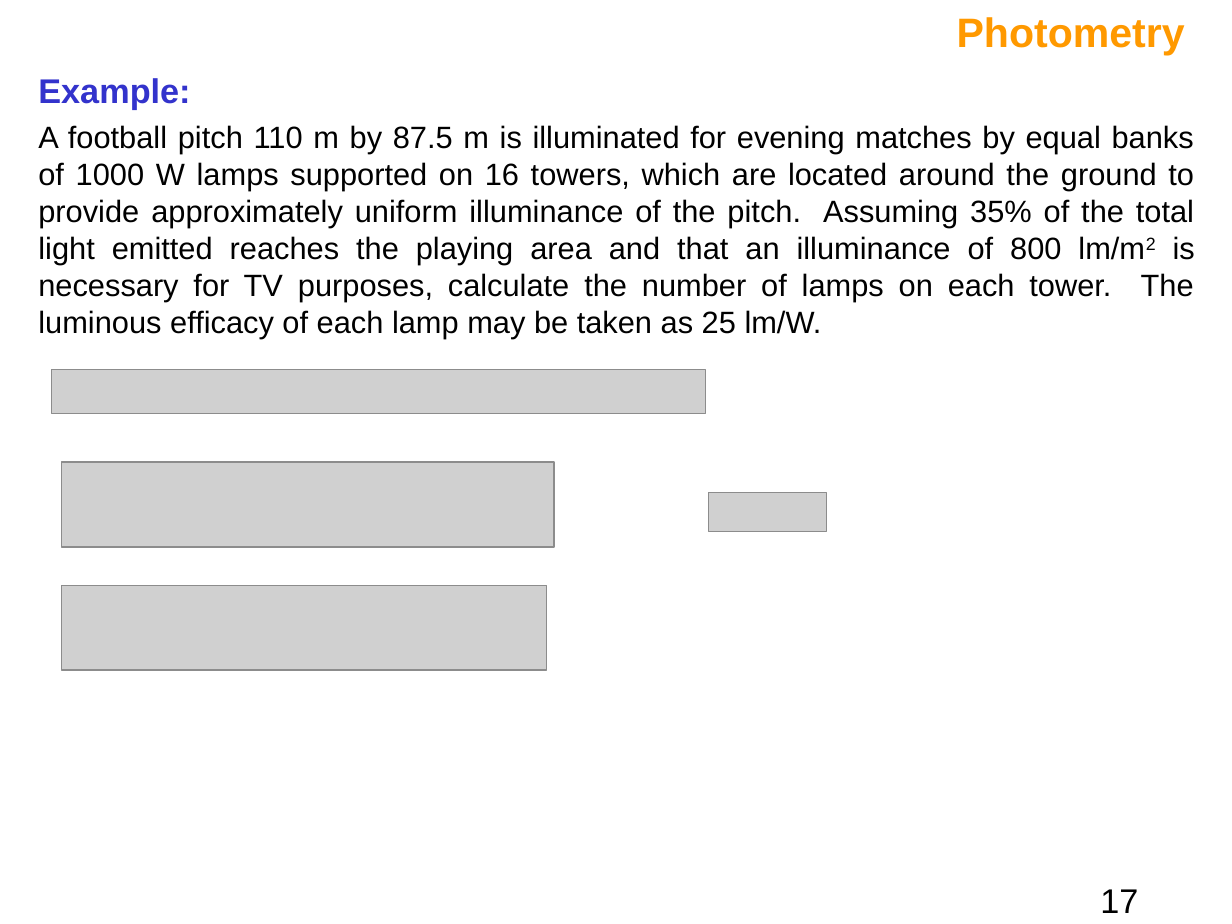
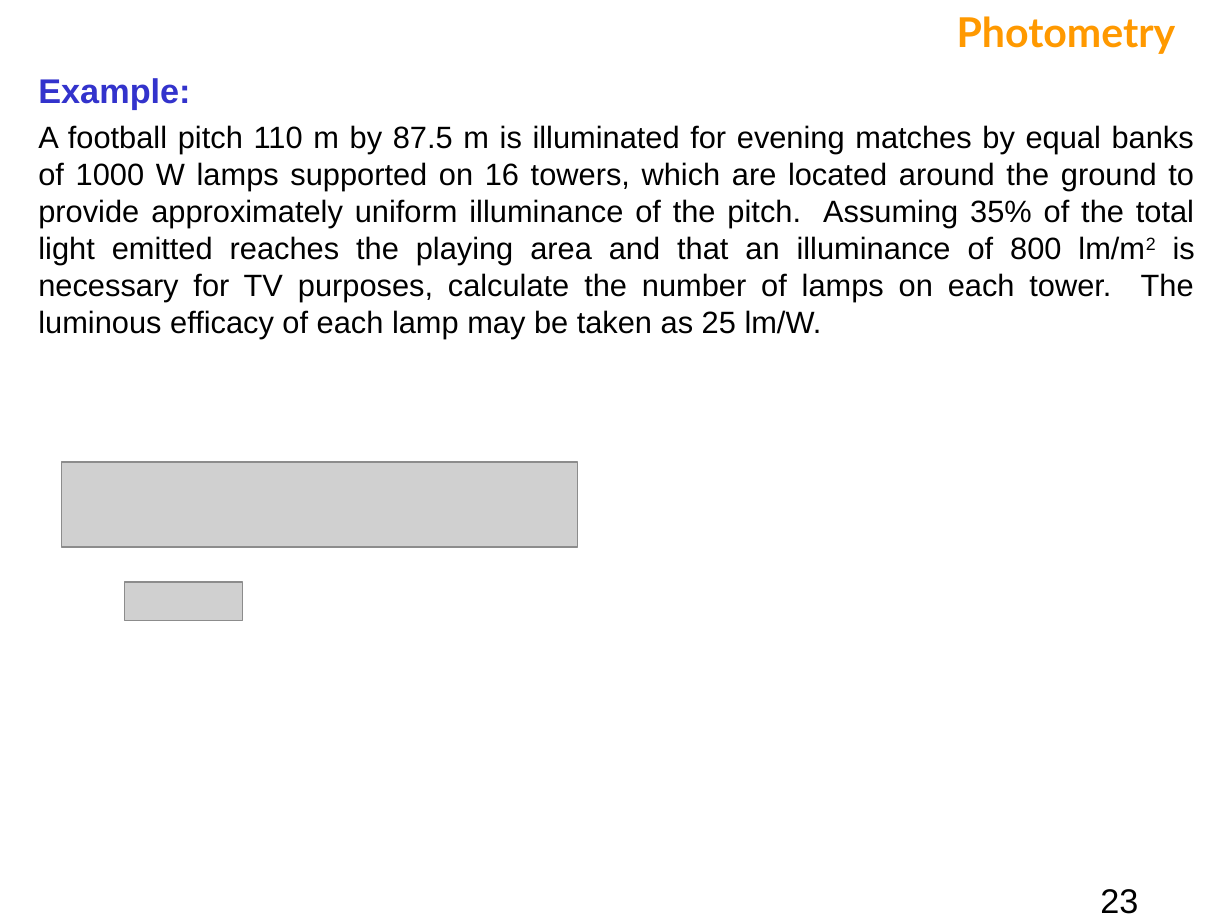
Before and after one commit to bagustris/TeknikOptik, a slide deck: slide 23 of slide/Fotometri.ppt (slide 17 before the commit). Drawn at 1232x924 pixels with LibreOffice and Linux fonts; fonts in the diff are those of the drawing; grey boxes stand for pictures. Boxes give left, top, right and bottom in pixels: in the first picture for what was removed or moved away, otherwise in the second. Text is boxed around its words. In the diff, an @@ line names an element or a change of style, - is before the commit and + after.

```diff
--- a/slide/Fotometri.ppt
+++ b/slide/Fotometri.ppt
@@ text "Photometry" at (957,16,1176,54): font Arial to Lato @@
@@ picture removed at (52,370,706,414) @@
@@ picture: place and size @@
-picture at (62,462,554,547)
+picture at (62,462,578,547)
@@ picture removed at (708,493,827,531) @@
@@ picture: place and size @@
-picture at (62,585,547,670)
+picture at (124,582,243,620)
@@ page number at (1100,889,1138,914): text changed @@
-17
+23
```
Also in this commit, not shown: 16 other slides changed, 7 slides added, 3 other files.
